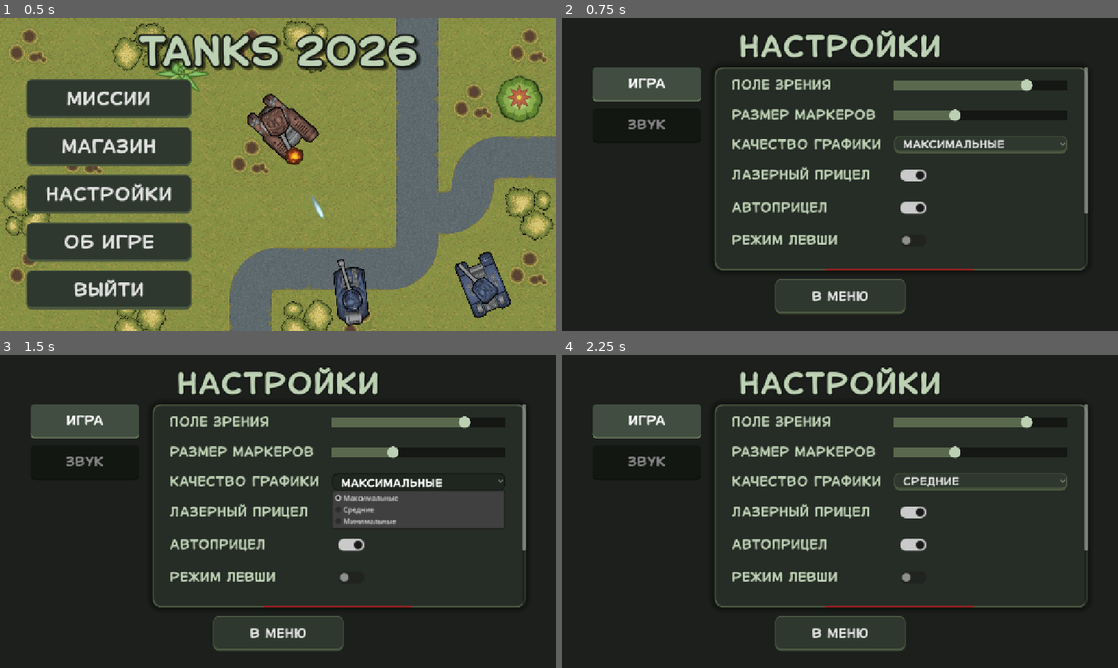
Above: before the commit, frames 1-4 (two rows, left to right).
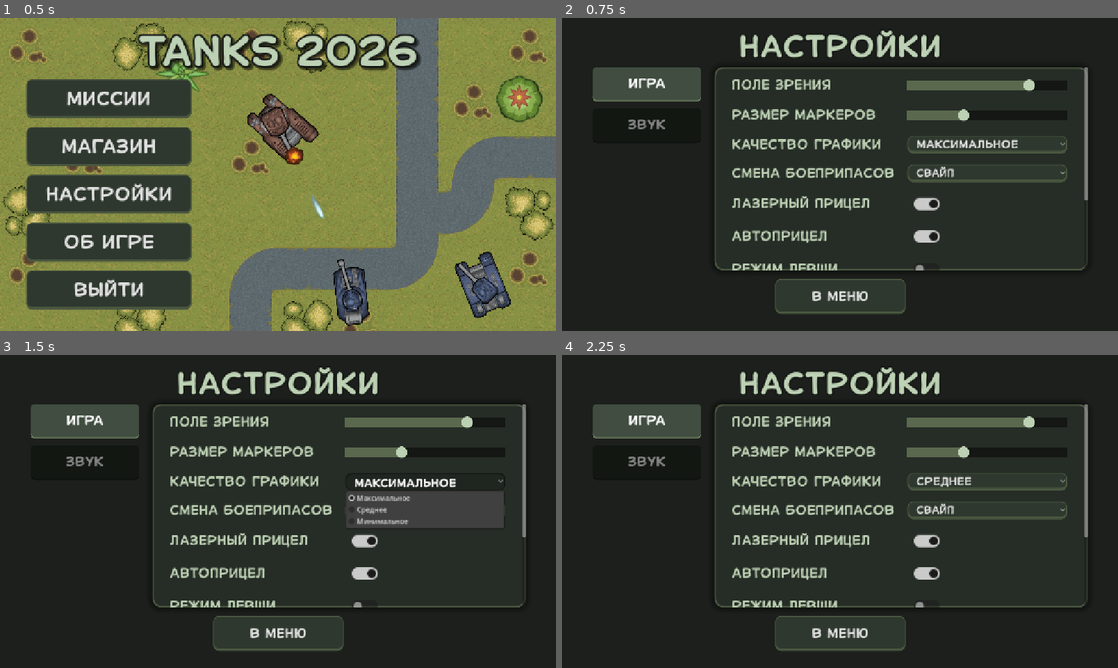
Above: after the commit, the same moments.

Repository: top-it-090304/Selyavi
Game: Godot game, scene res://scenes/MenuScenes/Menu.tscn
Two runs of this game, one before a commit and one after it. Both use one fixed random seed, a clock stepped at 60 frames per second and the inputs below. Sound files missing from this copy of the repository are replaced by a short silence.
Inputs (mouse positions are in pixels of both pictures, inside the frame that each line leads up to):
- Up to frame 1 (0.5 s): no input
- Up to frame 2 (0.75 s): click "НАСТРОЙКИ" at 0.5 s
- Up to frame 3 (1.5 s): click "Максимальные" (after the commit: "Максимальное") at 1.25 s
- Up to frame 4 (2.25 s): click (984, 511) at 2 s, where only the run after the commit has a clickable "Свайп"

Frame 1 is identical in both runs. In frame 2, 4.2% of the frame differs, in the area x 30-95%, y 19-81%; in frame 3, 4.1%; in frame 4, 4.1%.

Commit message:
In the settings, you can change the type of ammo swap

Diff:
--- a/scenes/MenuScenes/Settings.tscn
+++ b/scenes/MenuScenes/Settings.tscn
@@ -353,6 +353,21 @@
 theme_override_styles/pressed = SubResource("StyleBoxFlat_btn_pressed")
 theme_override_styles/normal = SubResource("StyleBoxFlat_btn_normal")
 
+[node name="AmmoUiModeLabel" type="Label" parent="VBoxMain/ContentContainer/SettingsPanel/GameSettings/Margin/VBox/Grid"]
+layout_mode = 2
+text = "Смена боеприпасов"
+label_settings = SubResource("LabelSettings_label")
+
+[node name="OptionButton_AmmoUiMode" type="OptionButton" parent="VBoxMain/ContentContainer/SettingsPanel/GameSettings/Margin/VBox/Grid"]
+layout_mode = 2
+size_flags_horizontal = 3
+focus_mode = 0
+theme_override_fonts/font = ExtResource("2")
+theme_override_font_sizes/font_size = 22
+theme_override_styles/hover = SubResource("StyleBoxFlat_btn_hover")
+theme_override_styles/pressed = SubResource("StyleBoxFlat_btn_pressed")
+theme_override_styles/normal = SubResource("StyleBoxFlat_btn_normal")
+
 [node name="ScopeLabel" type="Label" parent="VBoxMain/ContentContainer/SettingsPanel/GameSettings/Margin/VBox/Grid"]
 layout_mode = 2
 text = "Лазерный прицел"
--- a/scripts/MenuScripts/Settings.gd
+++ b/scripts/MenuScripts/Settings.gd
@@ -14,6 +14,7 @@
 var _fov_slider: HSlider
 var _marker_slider: HSlider
 var _graphics_quality_selector: OptionButton
+var _ammo_ui_selector: OptionButton
 var _return_button: Button
 var _reset_progress_btn: Button
 
@@ -29,11 +30,13 @@
 	_fov_slider = game_settings.find_child("HSlider_CameraFov", true)
 	_marker_slider = game_settings.find_child("HSlider_MarkerScale", true)
 	_graphics_quality_selector = game_settings.find_child("OptionButton_GraphicsQuality", true)
+	_ammo_ui_selector = game_settings.find_child("OptionButton_AmmoUiMode", true)
 	_reset_progress_btn = game_settings.find_child("ResetProgressBtn", true)
 
 	_return_button = find_child("Return_Button", true)
 
 	_setup_graphics_selector()
+	_setup_ammo_ui_selector()
 	_load_ui_values()
 	_update_return_button_text()
 	_setup_sfx_preview()
@@ -54,15 +57,24 @@
 	if _fov_slider: _fov_slider.value_changed.connect(_on_fov_slider_changed)
 	if _marker_slider: _marker_slider.value_changed.connect(_on_marker_scale_changed)
 	if _graphics_quality_selector: _graphics_quality_selector.item_selected.connect(_on_graphics_quality_selected)
+	if _ammo_ui_selector: _ammo_ui_selector.item_selected.connect(_on_ammo_ui_selected)
 
 func _setup_graphics_selector():
 	if _graphics_quality_selector == null:
 		return
 
 	_graphics_quality_selector.clear()
-	_graphics_quality_selector.add_item("Максимальные")
-	_graphics_quality_selector.add_item("Средние")
-	_graphics_quality_selector.add_item("Минимальные")
+	_graphics_quality_selector.add_item("Максимальное")
+	_graphics_quality_selector.add_item("Среднее")
+	_graphics_quality_selector.add_item("Минимальное")
+
+func _setup_ammo_ui_selector():
+	if _ammo_ui_selector == null:
+		return
+
+	_ammo_ui_selector.clear()
+	_ammo_ui_selector.add_item("Классика")
+	_ammo_ui_selector.add_item("Свайп")
 
 func _check_reset_button_visibility():
 	if _reset_progress_btn == null: return
@@ -183,6 +195,9 @@
 		if _graphics_quality_selector:
 			var quality = str(save_mgr.get_setting("game", "graphics_quality", "high"))
 			_graphics_quality_selector.select(_quality_to_index(quality))
+		if _ammo_ui_selector:
+			var ammo_ui_mode = str(save_mgr.get_setting("game", "ammo_ui_mode", "popup"))
+			_ammo_ui_selector.select(_ammo_ui_mode_to_index(ammo_ui_mode))
 
 	if game_mgr and _scope_toggler:
 		_scope_toggler.button_pressed = game_mgr.is_scope_currently_enabled()
@@ -199,6 +214,11 @@
 	var save_mgr = get_node_or_null("/root/SaveManager")
 	if save_mgr:
 		save_mgr.set_setting("game", "graphics_quality", _index_to_quality(index))
+
+func _on_ammo_ui_selected(index: int):
+	var save_mgr = get_node_or_null("/root/SaveManager")
+	if save_mgr:
+		save_mgr.set_setting("game", "ammo_ui_mode", _index_to_ammo_ui_mode(index))
 
 func _quality_to_index(quality: String) -> int:
 	match quality:
@@ -218,6 +238,12 @@
 		_:
 			return "high"
 
+func _ammo_ui_mode_to_index(mode: String) -> int:
+	return 0 if mode == "classic" else 1
+
+func _index_to_ammo_ui_mode(index: int) -> String:
+	return "classic" if index == 0 else "popup"
+
 func _on_music_slider_changed(value: float):
 	var save_mgr = get_node_or_null("/root/SaveManager")
 	var audio_mgr = get_node_or_null("/root/AudioManager")
